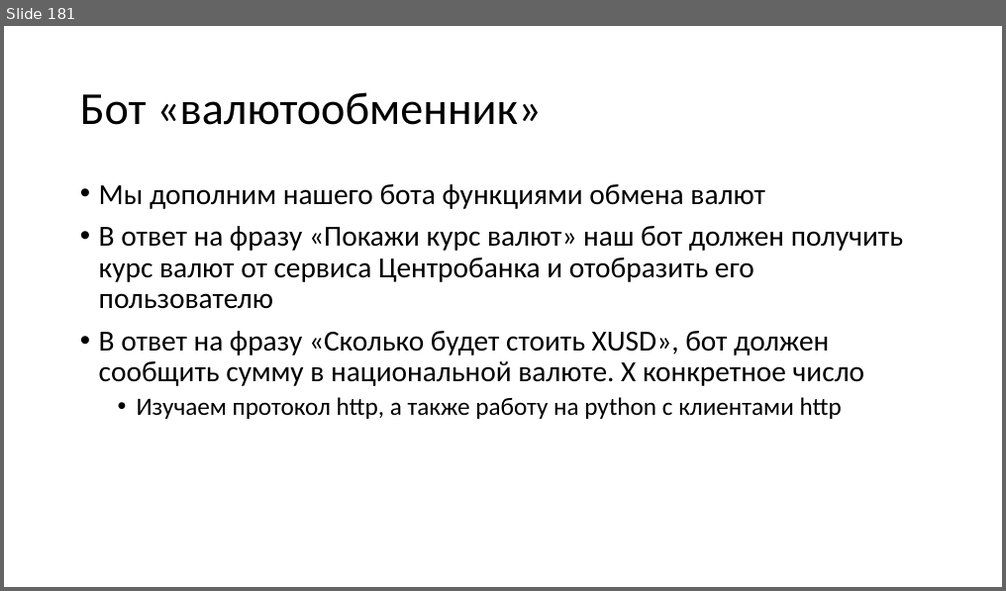
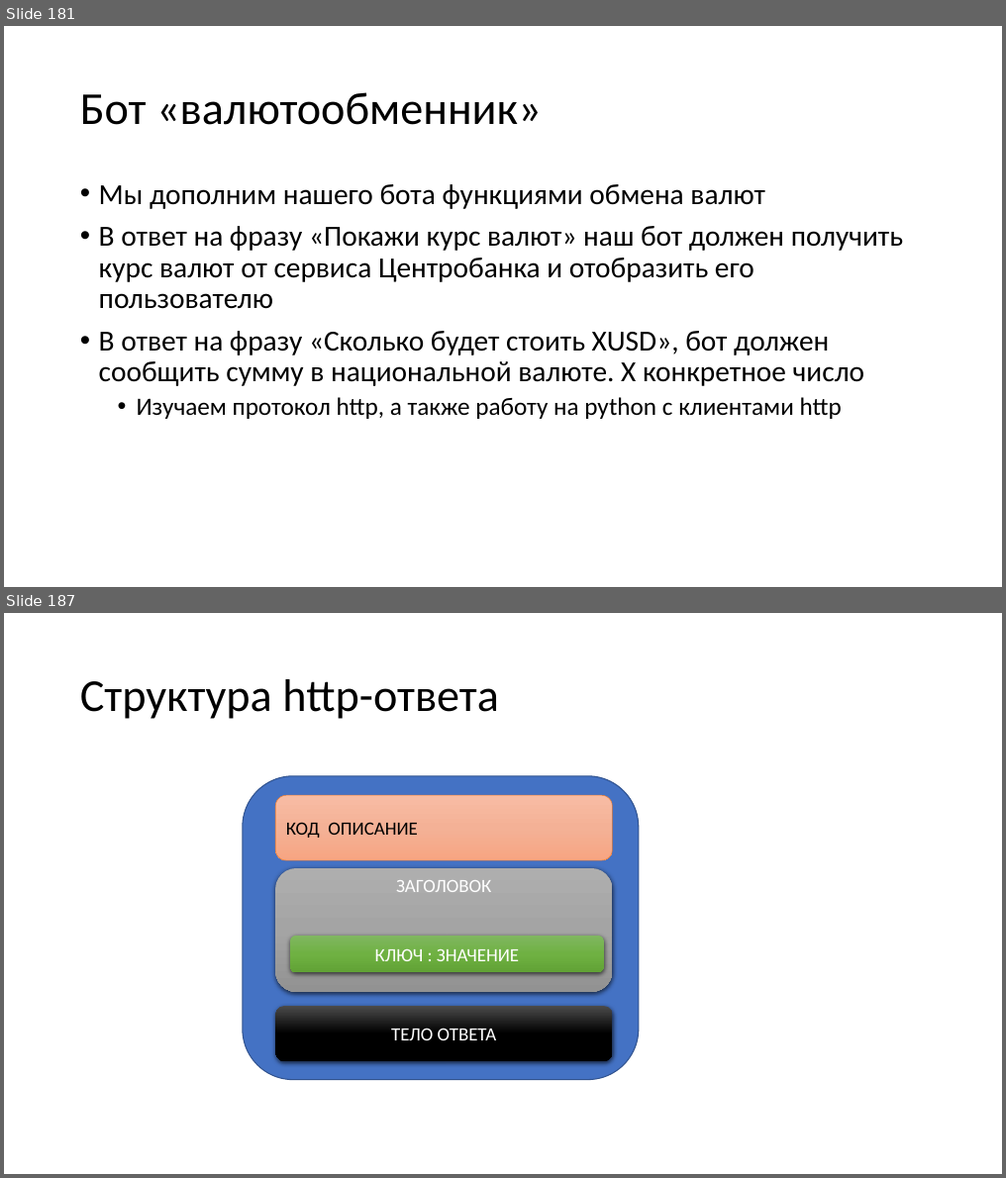
Before and after one commit to paveltsytovich/telegram-course, a slide deck: Presentation/Разработка ботов для телеграмм на Python.pptx. Shown one above the other, each under a label of ours: slide 181 before the commit, slides 181 and 187 after it; the slides between them are not shown. The pictures are 1006x591 and 1006x1178 pixels, drawn with LibreOffice and Linux fonts; fonts in the diff are those of the drawing. Boxes give left, top, right and bottom in pixels: in the first picture for what was removed or moved away, otherwise in the second. Text is boxed around its words. In the diff, an @@ line names an element or a change of style, - is before the commit and + after.

Commit message:
Начало по http-протоколу

```diff
--- a/Presentation/Разработка ботов для телеграмм на Python.pptx
+++ b/Presentation/Разработка ботов для телеграмм на Python.pptx
@@ slide 187 added at [4,613,1002,1174], background #FFFFFF @@
@@ title added at [80,679,498,719], 44 pt, text #000000 @@
+Структура http-ответа
@@ group added at [243,776,639,1080]: 5 rounded rectangles @@
+КОД ОПИСАНИЕ
+ЗАГОЛОВОК
+КЛЮЧ : ЗНАЧЕНИЕ
+ТЕЛО ОТВЕТА
```
Also in this commit, not shown: 9 other slides added.
